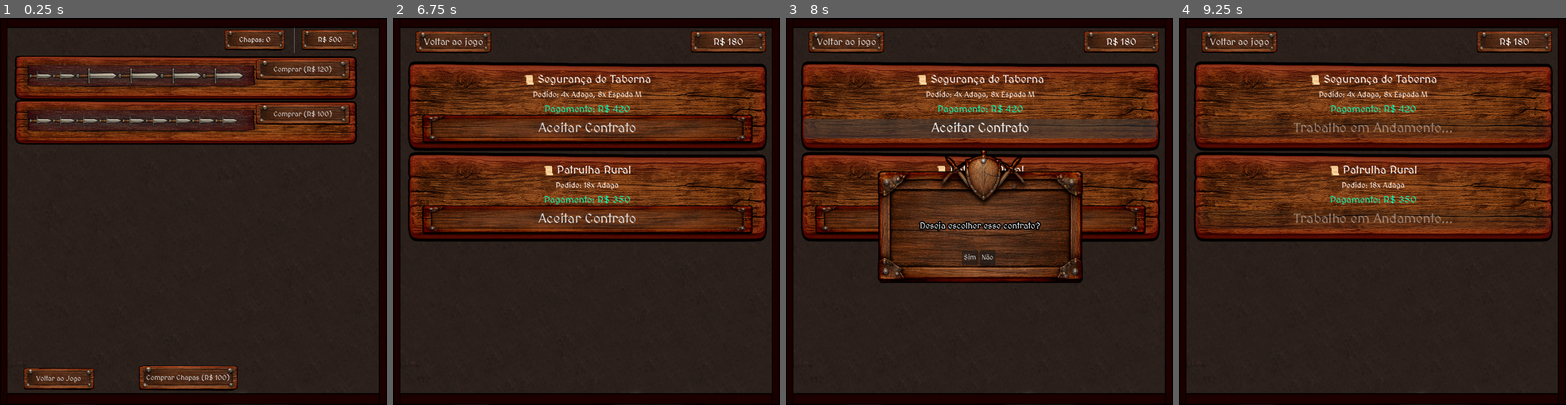
Above: before the commit, frames 1-4 (left to right).
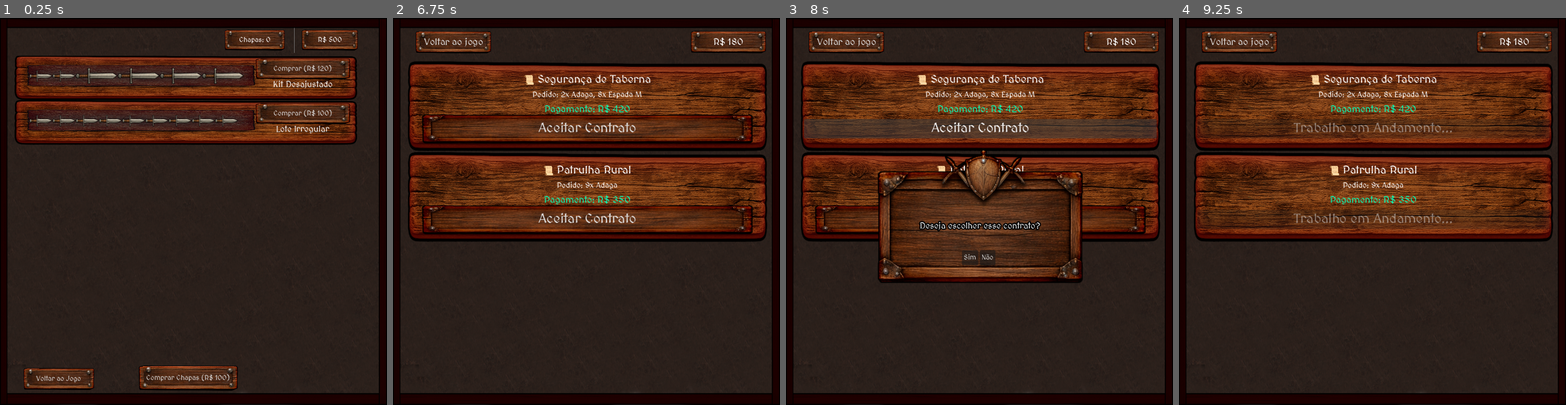
Above: after the commit, the same moments.

Repository: VitaumOS/Jogo_IC-Godot
Game: Godot game, scene res://scene/Cena_Loja.tscn
Same seed, same stepped clock (60 frames per second), same inputs: the game is played once before the commit and once after it. This scene is started directly instead of the project's main scene.
Inputs (mouse positions are in pixels of both pictures, inside the frame that each line leads up to):
- Up to frame 1 (0.25 s): no input
- Up to frame 2 (6.75 s): click "Comprar (R$ 120)" at 0.5 s; click "Comprar (R$ 100)" at 1.25 s; click "Comprar Chapas (R$ 100)" at 2 s; click "Voltar ao Jogo" at 2.75 s; tap Enter (ui_accept) at 3.5, 3.77, 4.25, 4.52, 5, 5.75, 6.02 s; move the mouse to (671, 192) at 3.52 s; click (671, 192) at 3.67 s; move the mouse to (509, 230) at 4.27 s; click (509, 230) at 4.42 s; move the mouse to (625, 126) at 5.02 s; click (625, 126) at 5.17 s; move the mouse to (567, 288) at 5.77 s; click (567, 288) at 5.92 s; click "MURAL DE CONTRATOS" at 6.5 s
- Up to frame 3 (8 s): click "Aceitar Contrato" at 7.25 s
- Up to frame 4 (9.25 s): click "Sim" at 8 s; click "Segurança de Taberna DEMANDA:…" at 8.75 s

The runs differ from the first frame. In frame 1, 1.5% of the frame differs, in the area x 66-91%, y 10-30%; in frame 2, 0.3%; in frame 3, 0.1%; in frame 4, 0.3%.

Commit message:
Atualização: Tela de Vitória e atualizações dos padrões de corte
Coloquei uma tela de vitória quando você ganha. Você pode alterar o dia final que o jogo roda baseado na const DIA_FINAL.
Além disso arrumei os contratos e padrões

Diff:
--- a/data_json/contratos.json
+++ b/data_json/contratos.json
@@ -1,7 +1,7 @@
 {
   "contratos": [
-    { "dia": 1, "nome": "Patrulha Rural", "demanda": [18, 0, 0, 0, 0, 0], "recompensa": 350 },
-    { "dia": 1, "nome": "Segurança de Taberna", "demanda": [4, 8, 0, 0, 0, 0], "recompensa": 420 },
+    { "dia": 1, "nome": "Patrulha Rural", "demanda": [9, 0, 0, 0, 0, 0], "recompensa": 350 },
+    { "dia": 1, "nome": "Segurança de Taberna", "demanda": [2, 8, 0, 0, 0, 0], "recompensa": 420 },
     { "dia": 2, "nome": "Caça aos Ratos", "demanda": [0, 4, 4, 0, 0, 0], "recompensa": 550 },
     { "dia": 2, "nome": "Caravana de Seda", "demanda": [5, 4, 7, 9, 0, 0], "recompensa": 680 },
     { "dia": 3, "nome": "Supressão de Bandidos", "demanda": [13, 11, 0, 0, 0, 0], "recompensa": 950 },
@@ -9,10 +9,10 @@
     { "dia": 4, "nome": "Vigília Noturna", "demanda": [5, 5, 12, 8, 4, 0], "recompensa": 1400 },
     { "dia": 4, "nome": "Manutenção de Muralhas", "demanda": [11, 6, 11, 3, 6, 0], "recompensa": 1450 },
     { "dia": 5, "nome": "Cerco ao Forte", "demanda": [19, 13, 7, 5, 8, 0], "recompensa": 1950 },
-    { "dia": 5, "nome": "Proteção Real", "demanda": [11, 11, 11, 7, 5, 2], "recompensa": 2600 },
-    { "dia": 6, "nome": "Exploração de Minas", "demanda": [7, 7, 19, 11, 4, 3], "recompensa": 3100 },
+    { "dia": 5, "nome": "Proteção Real", "demanda": [11, 11, 11, 7, 5, 2], "recompensa": 2000 },
+    { "dia": 6, "nome": "Exploração de Minas", "demanda": [7, 7, 19, 11, 4, 3], "recompensa": 3000 },
     { "dia": 6, "nome": "Expedição de Reconhecimento", "demanda": [9, 9, 9, 9, 5, 4], "recompensa": 3400 },
     { "dia": 7, "nome": "Guarda de Honra Ducal", "demanda": [4, 4, 13, 13, 11, 5], "recompensa": 4900 },
-    { "dia": 7, "nome": "Batalha do Armagedom", "demanda": [27, 21, 14, 11, 9, 7], "recompensa": 7800 }
+    { "dia": 7, "nome": "Batalha do Armagedom", "demanda": [27, 21, 14, 11, 9, 7], "recompensa": 3000 }
   ]
 }
--- a/data_json/padroes.json
+++ b/data_json/padroes.json
@@ -2,7 +2,7 @@
   "padroes": [
     { "dia": 1, "nome": "Lote Irregular", "composicao": [9, 0, 0, 0, 0, 0], "preco": 100 },
     { "dia": 1, "nome": "Kit Desajustado", "composicao": [2, 4, 0, 0, 0, 0], "preco": 120 },
-    { "dia": 2, "nome": "Fronteira Torta", "composicao": [0, 2, 2, 0, 0, 0], "preco": 280 },
+    { "dia": 2, "nome": "Fronteira Torta", "composicao": [0, 2, 2, 0, 0, 0], "preco": 200 },
     { "dia": 2, "nome": "Corte Serrado", "composicao": [1, 0, 1, 3, 0, 0], "preco": 150 },
     { "dia": 3, "nome": "Dilema do Mestre", "composicao": [1, 1, 1, 1, 0, 0], "preco": 220 },
     { "dia": 3, "nome": "Sucata Organizada", "composicao": [3, 0, 2, 1, 0, 0], "preco": 190 },
--- a/pulp_solution.json
+++ b/pulp_solution.json
@@ -1,7 +1,9 @@
 {
     "status": "Optimal",
-    "chapas_usadas": 2,
+    "chapas_usadas": 9,
     "plano_corte": {
-        "Padrao_1": 2
+        "Padrao_3": 2,
+        "Padrao_5": 4,
+        "Padrao_6": 3
     }
 }
--- a/scene/Cena_Card_Loja.tscn
+++ b/scene/Cena_Card_Loja.tscn
@@ -37,9 +37,12 @@
 
 [node name="HSeparator" type="HSeparator" parent="HBox/VInfo" unique_id=1354105774]
 self_modulate = Color(1, 1, 1, 0)
-custom_minimum_size = Vector2(0, 7.66)
+custom_minimum_size = Vector2(0, 7.01)
 layout_mode = 2
 
-[node name="Label" type="Label" parent="HBox/VInfo" unique_id=1266618805]
+[node name="NomePadrao" type="Label" parent="HBox/VInfo" unique_id=508027419]
 layout_mode = 2
+theme_override_font_sizes/font_size = 20
+text = "Teste"
 horizontal_alignment = 1
+vertical_alignment = 1
--- /dev/null
+++ b/scene/Vitoria.tscn
@@ -0,0 +1,53 @@
+[gd_scene format=3 uid="uid://cs8ybyn7icl70"]
+
+[ext_resource type="PackedScene" uid="uid://dnci0t7lpn3u5" path="res://scene/SistemaDialogo.tscn" id="1_sgi23"]
+[ext_resource type="Script" uid="uid://c1huws2alkim3" path="res://script/Vitoria.gd" id="1_wbk6c"]
+[ext_resource type="Texture2D" uid="uid://cx1kycxphclcy" path="res://images/background.png" id="2_wbk6c"]
+[ext_resource type="StyleBox" uid="uid://dki2hhovuf137" path="res://modelos/modelo_botao1.tres" id="4_71bpr"]
+
+[node name="Vitoria" type="Control" unique_id=1271914637]
+layout_mode = 3
+anchors_preset = 0
+script = ExtResource("1_wbk6c")
+
+[node name="CanvasLayer" type="CanvasLayer" parent="." unique_id=869937945]
+
+[node name="LabelDia" type="Label" parent="CanvasLayer" unique_id=1056808341]
+offset_right = 900.0
+offset_bottom = 896.0
+theme_override_font_sizes/font_size = 80
+text = "DIA 8
+O Retorno do Mestre"
+horizontal_alignment = 1
+vertical_alignment = 1
+
+[node name="TituloVitoria" type="Label" parent="CanvasLayer" unique_id=1280435582]
+visible = false
+offset_right = 896.0
+offset_bottom = 896.0
+theme_override_font_sizes/font_size = 120
+text = "Você Venceu!"
+horizontal_alignment = 1
+vertical_alignment = 1
+
+[node name="SistemaDialogo" parent="." unique_id=477801998 instance=ExtResource("1_sgi23")]
+visible = false
+
+[node name="Background" type="TextureRect" parent="." unique_id=1762489574]
+layout_mode = 0
+offset_right = 900.0
+offset_bottom = 900.0
+texture = ExtResource("2_wbk6c")
+expand_mode = 1
+
+[node name="Button" type="Button" parent="." unique_id=136335068]
+layout_mode = 0
+offset_left = 64.0
+offset_top = 736.0
+offset_right = 832.0
+offset_bottom = 832.0
+theme_override_font_sizes/font_size = 40
+theme_override_styles/normal = ExtResource("4_71bpr")
+text = "Voltar para a tela inicial"
+
+[connection signal="pressed" from="Button" to="." method="_on_button_pressed"]
--- a/script/Cena_Resumo.gd
+++ b/script/Cena_Resumo.gd
@@ -36,7 +36,10 @@
 ##Ao apertar o botão, começa o próximo dia
 func _iniciar_proximo_dia():
 	if Global.dinheiro < 0:
-		# Se estiver devendo, vai para a cena de Game Over
+		# Se estiver com saldo negativo, vai para a cena de Game Over
 		get_tree().change_scene_to_file("res://scene/GameOver.tscn")
+	if Global.dia_atual >= Global.DIA_FINAL:
+		# Se venceu o último dia, vai para a vitória
+		get_tree().change_scene_to_file("res://scene/Vitoria.tscn")
 	else:
 		Global.proximo_dia()
--- a/script/Loja.gd
+++ b/script/Loja.gd
@@ -43,7 +43,7 @@
 		var p_hbox = card.find_child("Control2").find_child("Visualizador_Padrao")
 		_renderizar_previa_no_card(p_hbox, item.composicao);
 
-		card.find_child("Label").text = item.nome
+		card.find_child("NomePadrao").text = item.nome
 		var btn = card.find_child("Button"); btn.text = "Comprar (R$ %d)" % item.preco
 		if _ja_possui(item): btn.disabled = true; btn.text = "Adquirido"
 		btn.pressed.connect(func(): _tentar_comprar(item, btn))
--- /dev/null
+++ b/script/Vitoria.gd
@@ -0,0 +1,64 @@
+extends Control
+
+@onready var label_transicao = $CanvasLayer/LabelDia # Ex: "DIA 8" ou "O Retorno"
+@onready var titulo_vitoria = $CanvasLayer/TituloVitoria
+@onready var botao_voltar = $Button
+
+func _ready():
+	titulo_vitoria.visible = false
+	botao_voltar.visible = false
+	label_transicao.modulate.a = 0
+	_sequencia_final()
+
+func _sequencia_final():
+	label_transicao.text = "DIA 8\nO Retorno do Mestre"
+	var tween = create_tween()
+	tween.tween_property(label_transicao, "modulate:a", 1.0, 1.0)
+
+	await get_tree().create_timer(3.0).timeout
+
+	create_tween().tween_property(label_transicao, "modulate:a", 0.0, 0.5)
+	await get_tree().create_timer(0.5).timeout
+
+	_dialogo_mestre_gato()
+
+func _dialogo_mestre_gato():
+	var falas = [
+		{
+			"nome": "Mestre Gato",
+			"texto": "Jorge! Voltei da minha jornada pelos reinos distantes. Como estão os negócios?",
+			"retrato": load("res://Sprite/gatinhos/Ferreiro.png")
+		},
+		{
+			"nome": "Jorge",
+			"texto": "Miau! Mestre! Foi uma semana intensa... usei matemática pesada e cortes precisos para manter tudo em ordem!",
+			"retrato": load("res://Sprite/gatinhos/NekoJorge.png")
+		},
+		{
+			"nome": "Mestre Gato",
+			"texto": "Estou impressionado. Vejo que o saldo está positivo e os contratos foram cumpridos. Você provou ser um verdadeiro mestre da otimização!",
+			"retrato": load("res://Sprite/gatinhos/Ferreiro.png")
+		}
+	]
+
+	var sistema = get_tree().root.find_child("SistemaDialogo", true, false)
+	if sistema:
+		sistema.iniciar_dialogo(falas)
+		sistema.dialogo_encerrado.connect(_mostrar_tela_vitoria)
+	else:
+		_mostrar_tela_vitoria()
+
+func _mostrar_tela_vitoria():
+	titulo_vitoria.visible = true
+	titulo_vitoria.modulate.a = 0
+	var tw = create_tween()
+	tw.tween_property(titulo_vitoria, "modulate:a", 1.0, 2.0)
+	botao_voltar.visible = true
+	botao_voltar.modulate.a = 0
+	tw.tween_property(botao_voltar, "modulate:a", 1.0, 2.0)
+
+
+
+
+func _on_button_pressed() -> void:
+	get_tree().change_scene_to_file("res://scene/telainicial.tscn")
--- a/script/global.gd
+++ b/script/global.gd
@@ -1,6 +1,7 @@
 extends Node
 
 const CUSTO_DIARIO = 200
+const DIA_FINAL: int = 7
 
 var tamanho_container: float = 500.0
 var dia_atual: int = 1
Not shown, added: script/Vitoria.gd.uid
